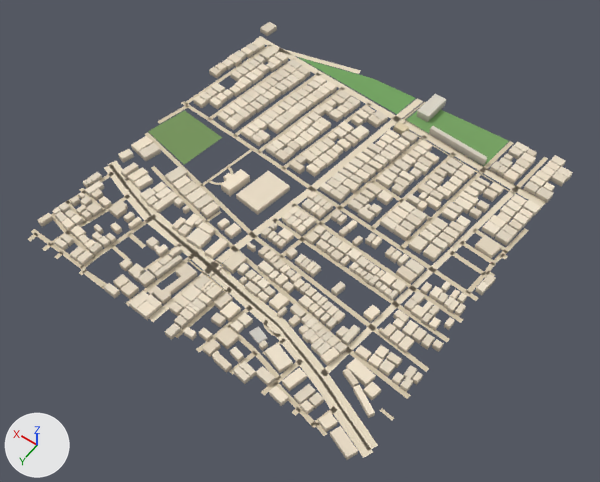
Two versions of the glTF model public/assets/bengaluru-region-v1/tiles/t-11_-1-l0.glb, one commit apart.
Both versions are drawn from a camera (50 mm lens) standing at (-5649.0, 321.0, 810.0) and looking at (-5268.0, -212.0, -27.0). The lights are fixed; the arrows at lower left show +X, +Y and +Z. The first picture is the older version. Vertices at exactly the same position are counted once.

Names of what the first picture shows: 'building', 'ground'.
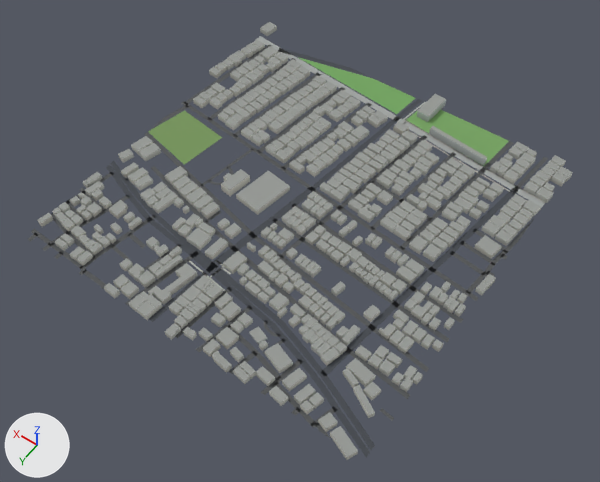
Where the change shows, as pixel boxes (x1, y1, x2, y2) in the pictures (600 x 482 px; the box of a moved part takes in the faces that stretch with it):
part 1 of me_building, recoloured (darker)
    both: (38, 22, 573, 460)
part 2 of me_ground, moved or reshaped
    before: (140, 211, 153, 222)
    after: (142, 212, 151, 221)
part 3 of me_ground, rebuilt
    before: (153, 223, 373, 458)
    after: (155, 224, 370, 458)
part 4 of me_ground, rebuilt
    before: (161, 219, 378, 449)
    after: (160, 220, 375, 451)
part 5 of me_ground, rebuilt
    before: (310, 117, 399, 191)
    after: (311, 120, 397, 190)
part 6 of me_ground, rebuilt (11% narrower)
    before: (108, 161, 153, 212)
    after: (106, 164, 146, 214)
part 7 of me_ground, rebuilt
    before: (396, 98, 423, 120)
    after: (396, 99, 422, 120)
part 8 of me_ground, rebuilt (23% narrower, 12% shorter)
    before: (147, 208, 159, 215)
    after: (148, 209, 157, 215)
part 9 of me_ground, moved or reshaped
    before: (51, 105, 327, 436)
    after: (51, 105, 330, 438)
part 10 of me_ground, moved or reshaped
    before: (347, 141, 545, 399)
    after: (347, 141, 546, 399)
part 11 of me_ground, moved or reshaped
    before: (319, 60, 361, 74)
    after: (319, 59, 367, 76)
part 12 of me_ground, moved or reshaped
    before: (256, 36, 273, 46)
    after: (256, 36, 273, 47)
part 13 of me_ground, recoloured
    both: (36, 44, 548, 430)

The change in detail:
me_building is used by ob_building; location (-5500.0, -500.0, 0.0).
me_building had 4418 vertices, 5562 faces and spanned x -8.0..508.0, y -13.0..510.0, z 0.0..12.0.
me_building now has 4418 vertices, 6698 faces and spans x -8.0..508.0, y -13.0..510.0, z 0.0..12.0.
me_building part 1: 5562 kept faces spanning x -8.0..508.0, y -13.0..510.0, z 0.0..12.0 get new vertex colours.
me_ground is used by ob_ground; location (-5500.0, -500.0, 0.0).
me_ground had 1108 vertices, 900 faces and spanned x -3.0..503.0, y -4.0..502.0, z 1.0.
me_ground now has 1124 vertices, 916 faces and spans x 0.0..500.0, y 0.0..500.0, z 1.0.
me_ground part 2: the loose piece of 6 vertices spanning x 392.0..408.0, y 379.0..394.0, z 1.0 is scaled about its middle by (0.962, 0.619, 1).
me_ground part 3: the loose piece of 40 vertices spanning x -2.0..380.0, y 384.0..498.0, z 1.0 is rebuilt with 40 vertices and now spans x 0.0..380.0, y 387.0..496.0, z 1.0.
me_ground part 4: the loose piece of 32 vertices spanning x -2.0..379.0, y 376.0..489.0, z 1.0 is rebuilt with 34 vertices and now spans x 0.0..379.0, y 378.0..487.0, z 1.0.
me_ground part 5: the loose piece of 12 vertices spanning x 230.0..261.0, y 52.0..229.0, z 1.0 is rebuilt with 12 vertices and now spans x 232.0..259.0, y 52.0..228.0, z 1.0.
me_ground part 6: the loose piece of 10 vertices spanning x 402.0..502.0, y 338.0..382.0, z 1.0 is rebuilt with 12 vertices and now spans x 405.0..500.0, y 348.0..388.0, z 1.0.
me_ground part 7: the loose piece of 8 vertices spanning x 223.0..240.0, y -1.0..54.0, z 1.0 is rebuilt with 8 vertices and now spans x 224.0..239.0, y 0.0..53.0, z 1.0.
me_ground part 8: the loose piece of 4 vertices spanning x 390.0..405.0, y 370.0..385.0, z 1.0 is rebuilt with 4 vertices and now spans x 391.0..404.0, y 373.0..382.0, z 1.0.
me_ground part 9: 25 vertices moved from x 49.0..503.0, y 226.0..502.0, z 1.0 to x 41.0..500.0, y 237.0..500.0, z 1.0; 35 vertices removed from x 47.0..502.0, y 273.0..501.0, z 1.0; 37 vertices added at x 56.0..500.0, y 273.0..500.0, z 1.0.
me_ground part 10: 10 vertices moved from x -3.0..57.0, y 127.0..408.0, z 1.0 to x 0.0..51.0, y 144.0..408.0, z 1.0; 12 vertices removed from x -1.0..90.0, y 32.0..411.0, z 1.0; 18 vertices added at x 0.0..91.0, y 2.0..413.0, z 1.0.
me_ground part 11: 4 vertices removed from x 329.0..362.0, y -4.0..11.0, z 1.0; 6 vertices added at x 312.0..360.0, y 0.0..10.0, z 1.0.
me_ground part 12: 2 vertices removed from x 499.0..501.0, y 18.0..28.0, z 1.0; 4 vertices added at x 496.0..500.0, y 18.0..29.0, z 1.0.
me_ground part 13: 613 kept faces spanning x 0.0..500.0, y 0.0..500.0, z 1.0 get new vertex colours; the middle colour goes from beige #d7c9ae to dark grey #535556.
Other edits to the shape of me_ground do not show in these pictures.
